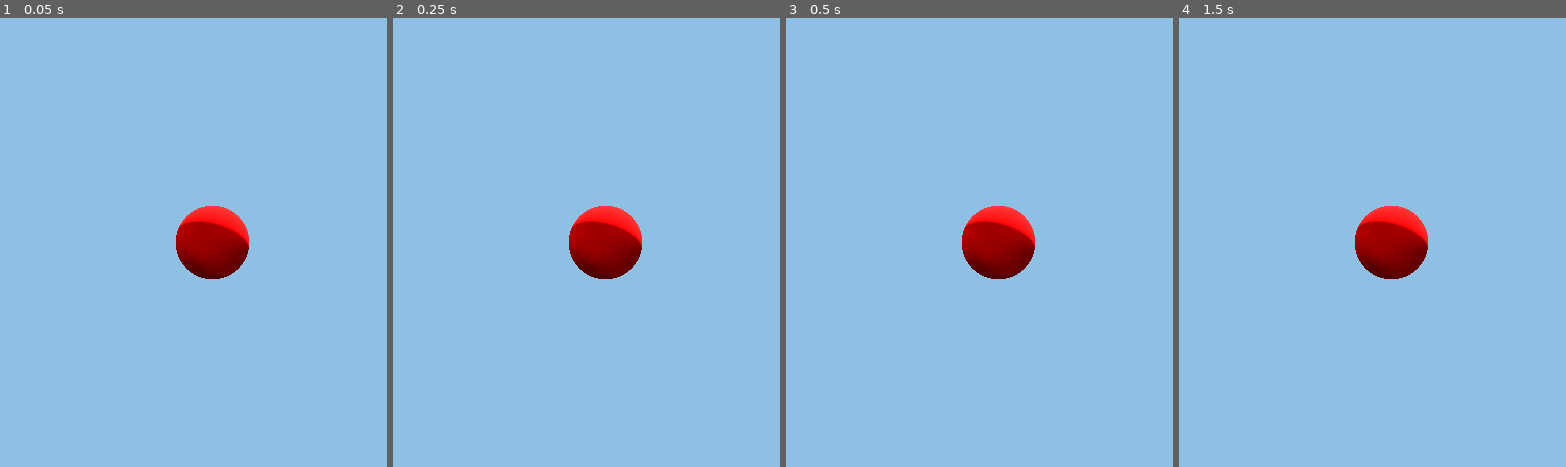
Above: before the commit, frames 1-4 (left to right).
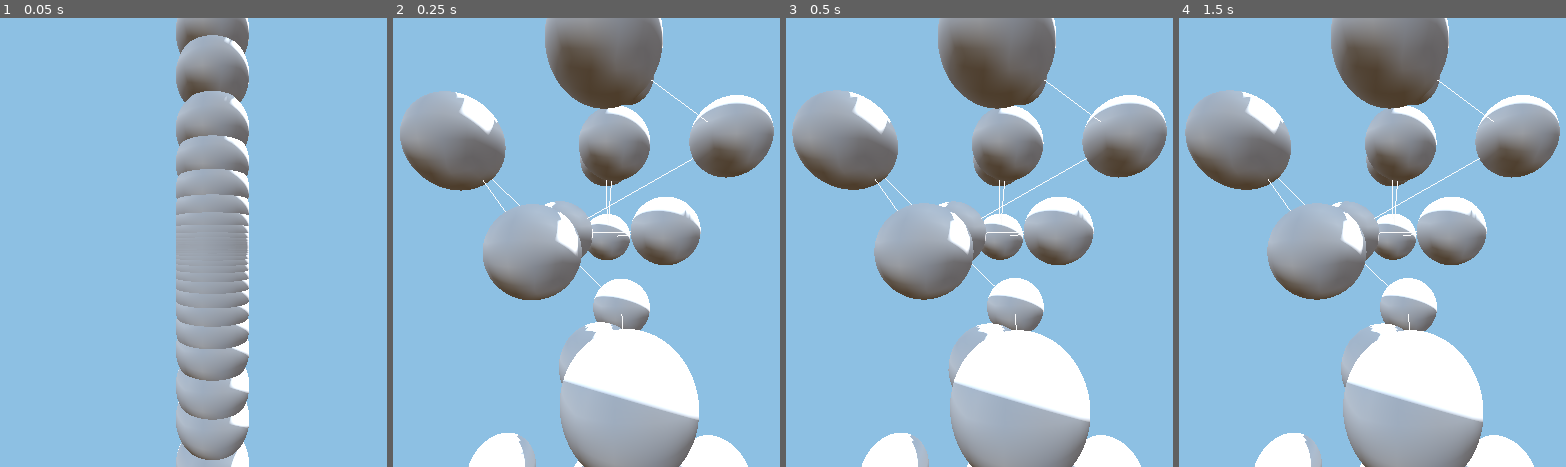
Above: after the commit, the same moments.

Repository: trflorian/virtual-hand-clone
Game: Godot game, scene res://world.tscn
Same seed, same stepped clock (60 frames per second), same inputs: the game is played once before the commit and once after it.
Inputs:
- Up to frame 1 (0.05 s): no input
- Up to frame 2 (0.25 s): no input
- Up to frame 3 (0.5 s): no input
- Up to frame 4 (1.5 s): tap Enter at 1.25 s

The runs differ from the first frame. In frame 1, 18% of the frame differs, in the area x 45-65%, y 0-100%; in frame 2, 37%; in frame 3, 38%; in frame 4, 38%, in the area x 1-99%, y 0-100%.

Commit message:
use rigidbody 3d instead of area 3d

Diff:
--- a/godot/hand_landmark.gd
+++ b/godot/hand_landmark.gd
@@ -1,4 +1,4 @@
-extends Area3D
+extends RigidBody3D
 
 class_name HandLandmark
 
@@ -15,6 +15,7 @@
 ]
 
 @export var sphere: MeshInstance3D
+@export var highlight_touches: bool
 
 var landmark_id: int
 var finger: Finger
@@ -26,11 +27,12 @@
 func _ready() -> void:
 	_material = StandardMaterial3D.new()
 	sphere.set_surface_override_material(0, _material)
-	area_entered.connect(_on_area_entered)
-	area_exited.connect(_on_area_exited)
+	body_entered.connect(_on_body_entered)
+	body_exited.connect(_on_body_exited)
 
 func _process(_delta: float) -> void:
-	_material.albedo_color = Color.RED if _touching_tips > 0 else Color.WHITE
+	if highlight_touches:
+		_material.albedo_color = Color.RED if _touching_tips > 0 else Color.WHITE
 
 func is_interaction(lm1: HandLandmark, lm2: HandLandmark) -> bool:
 	if lm1.type != LandmarkType.TIP or lm2.type != LandmarkType.TIP:
@@ -55,12 +57,12 @@
 	else:
 		finger = Finger.PINKY
 
-func _on_area_entered(area: Area3D) -> void:
-	var other_landmark = area as HandLandmark
+func _on_body_entered(body: Node) -> void:
+	var other_landmark = body as HandLandmark
 	if is_interaction(self, other_landmark):
 		_touching_tips += 1
 
-func _on_area_exited(area: Area3D) -> void:
-	var other_landmark = area as HandLandmark
+func _on_body_exited(body: Node) -> void:
+	var other_landmark = body as HandLandmark
 	if is_interaction(self, other_landmark):
 		_touching_tips -= 1
--- a/godot/hand_landmark.tscn
+++ b/godot/hand_landmark.tscn
@@ -8,7 +8,10 @@
 
 [sub_resource type="SphereMesh" id="SphereMesh_wshx6"]
 
-[node name="HandLandmark" type="Area3D" node_paths=PackedStringArray("sphere")]
+[node name="HandLandmark" type="RigidBody3D" node_paths=PackedStringArray("sphere")]
+gravity_scale = 0.0
+max_contacts_reported = 1
+contact_monitor = true
 script = ExtResource("1_e36bc")
 sphere = NodePath("Sphere")
 
